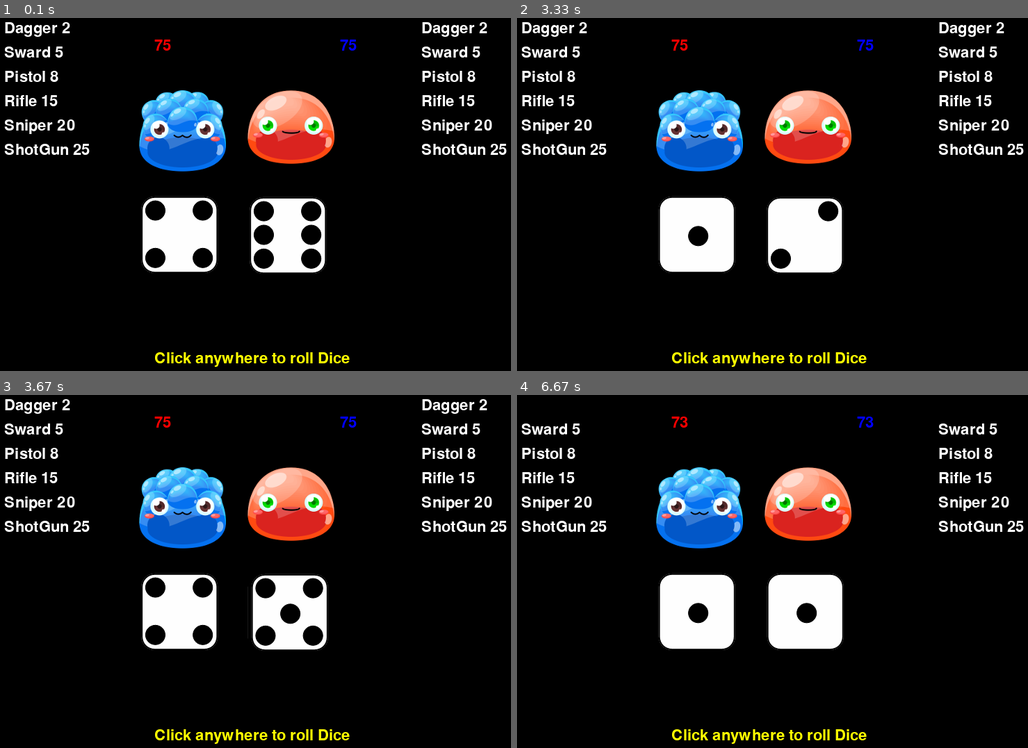
Above: before the commit, frames 1-4 (two rows, left to right).
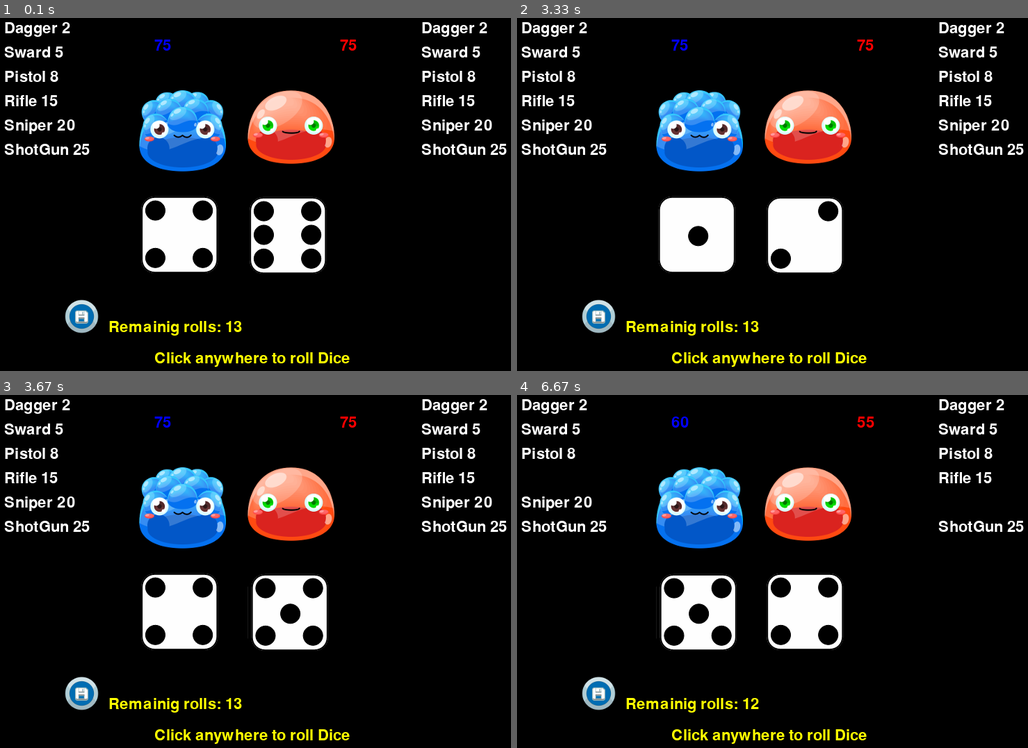
Above: after the commit, the same moments.

Repository: josprachi/pyGamePractices
Game: pygame game, started from Battle/scripts/Battle.py
The game is run twice, just before and just after one commit, with the same random seed, the same clock (stepped at 60 frames per second) and the same inputs.
Inputs (mouse positions are in pixels of both pictures, inside the frame that each line leads up to):
- Up to frame 1 (0.1 s): no input
- Up to frame 2 (3.33 s): press the mouse at (767, 222) at 0.37 s; move the mouse to (700, 208) at 0.47 s; release the mouse at (629, 198) at 0.6 s
- Up to frame 3 (3.67 s): no input
- Up to frame 4 (6.67 s): no input

The runs differ from the first frame. In frame 1, 1.0% of the frame differs, in the area x 12-70%, y 6-90%; in frame 2, 1.0%; in frame 3, 1.0%; in frame 4, 4.0%, in the area x 0-97%, y 1-90%.

Commit message:
wrote output to file

Diff:
--- a/Battle/scripts/Battle.py
+++ b/Battle/scripts/Battle.py
@@ -2,13 +2,13 @@
 from Player import Player
 from GameResources import imgRes,weponsList
 from Dice import Dice
-
+from Menu import Button
 outputFile="../tests/output.txt"
 configFile="../tests/config.txt"
 
 class GameScene:
-    windowWidth = 800
-    windowHeight = 600
+    windowWidth = 0
+    windowHeight = 0
     BLACK = (0,0,0)
     WHITE = (255,255,255)
     YELLOW = (255, 255, 0)
@@ -25,7 +25,11 @@
     def __init__(self ,config=None):
 
         self.num_chances=int(config.get("Assignment","num_Chances"))
-        #print("num chances",self.num_chances)
+        self.mode=str(config.get("Assignment","mode"))
+        self.windowHeight=int(config.get("Assignment","windowHeight"))
+        self.windowWidth=int(config.get("Assignment","windowWidth"))
+
+
         self._running = True
         self._gameOver = False
         self._display_surf = None
@@ -38,6 +42,8 @@
         self.redPoints=0
         self.bluePoints=0
 
+        self.outputToWrite="No of Chances= "+str(self.num_chances)
+
     #initialize the game
     def on_init(self):
 
@@ -65,14 +71,20 @@
         self.DiceTextures.append(pygame.image.load(os.path.abspath(imgRes["dice5Dot"])))
         self.DiceTextures.append(pygame.image.load(os.path.abspath(imgRes["dice6Dot"])))
 
+        self.saveBtnTexture=pygame.image.load(os.path.abspath(imgRes["savebtn"]))
+
     def initScene(self):
 
         self.MrRed = Player(self.MrRed_Texture,id="MrRed")
         self.MrBlue = Player(self.MrBlue_Texture,id="MrBlue")
 
+        self.SaveBtn=Button(self.saveBtnTexture)
+
 
         self.all_sprites_list = pygame.sprite.Group()
+
         self.all_Dice_list = pygame.sprite.Group()
+
         self.weponFont = pygame.font.SysFont(None, 32)
 
         for i in weponsList:#self.MrBlue.wepons:
@@ -84,6 +96,8 @@
 
         self.RedPointText=self.weponFont.render(str(self.MrRed.calculatePoints()),1,self.RED)
         self.BluePointText=self.weponFont.render(str(self.MrBlue.calculatePoints()),1,self.BLUE)
+
+        self.NumChancesText=self.weponFont.render(str(self.num_chances), 1, self.YELLOW)
 
         self.DiceRed = Dice(self.DiceTextures)
         self.DiceBlue= Dice(self.DiceTextures)
@@ -96,8 +110,11 @@
         self.setSpritePosition(self.DiceBlue,[self.windowWidth/2-(self.MrBlue.rect.width*1.25),self.windowHeight/2])
         self.setSpritePosition(self.DiceRed,[self.windowWidth/2,self.windowHeight/2])
 
+        self.setSpritePosition(self.SaveBtn,[self.windowWidth/4-(self.SaveBtn.rect.width*1.25),self.windowHeight*3/4])
+
         self.all_sprites_list.add(self.MrBlue)
         self.all_sprites_list.add(self.MrRed)
+        self.all_sprites_list.add(self.SaveBtn)
         self.all_Dice_list.add(self.DiceRed)
         self.all_Dice_list.add(self.DiceBlue)
 
@@ -111,12 +128,16 @@
         self.all_sprites_list.update()
         self.all_Dice_list.update()
 
-        if self.num_chances==0:
+        self.redPoints=self.MrRed.calculatePoints()
+        self.bluePoints=self.MrBlue.calculatePoints()
+
+        if self.num_chances==0 or self.detectAnybodyLostAllWepons():
             self._gameOver = True
             self._startLoop = False
             self.calculateResults()
 
         if self._gameOver == False  and self._startLoop == True:
+
             if self._rolling_dice==False:
 
                 self.timer+=self.clock.get_time()
@@ -134,9 +155,15 @@
                 exit()
 
             if event.type == pygame.MOUSEBUTTONUP and event.button == 1:
-                self._startLoop=True
-                self.timer=0
-                self.RollDices(num_chances=self.num_chances)
+                if self._gameOver:
+                    x,y=event.pos
+                    print(x,y)
+                    if self.SaveBtn.rect.collidepoint(x,y):
+                        self.writeResultToFile()
+                else:
+                    self._startLoop=True
+                    self.timer=0
+                    self.RollDices(num_chances=self.num_chances)
 
         pass
 
@@ -151,8 +178,13 @@
             self.DoAction(self.MrBlue,self.RedDiceResults[self.num_chances-1])
             self.DoAction(self.MrRed,self.BlueDiceResults[self.num_chances-1])
 
+            self.redPoints=self.MrRed.calculatePoints()
+            self.bluePoints=self.MrBlue.calculatePoints()
+            #self.outputToWrite+= "\n chance=> "+ str(self.num_chances)+"  Dice Blue: "+str(self.BlueDiceResults[self.num_chances-1])+"  Dice Red: "+str(self.RedDiceResults[self.num_chances-1])+" Mr Blue Scored: "+ str(self.bluePoints)+" and Mr Red Scored: "+str(self.redPoints)
+            self.generateOutput()
             self.num_chances-=1
             self.timer=0
+
 
 
     def animateDices(self):
@@ -178,16 +210,20 @@
         self.renderWepons(self.MrBlue,self.MrBlueWepons,self.BlueXPos)
         self.renderWepons(self.MrRed,self.MrRedWepons,self.RedXPos)
 
-
-        self.RedPointText=self.weponFont.render(str(self.MrRed.calculatePoints()),1,self.RED)
-        self.BluePointText=self.weponFont.render(str(self.MrBlue.calculatePoints()),1,self.BLUE)
-        self._display_surf.blit(self.RedPointText,(self.windowWidth/3, self.windowHeight/8))
-        self._display_surf.blit(self.BluePointText,(self.windowWidth*2/3, self.windowHeight/8))
+        self.RedPointText=self.weponFont.render(str(self.redPoints),1,self.RED)
+        self.BluePointText=self.weponFont.render(str(self.bluePoints),1,self.BLUE)
+
+        self._display_surf.blit(self.RedPointText,(self.windowWidth*2/3, self.windowHeight/8))
+        self._display_surf.blit(self.BluePointText,(self.windowWidth/3, self.windowHeight/8))
+
+        self.NumChancesText=self.weponFont.render("Remainig rolls: "+str(self.num_chances),1,self.YELLOW)
+        self._display_surf.blit(self.NumChancesText,(self.windowWidth/4, self.windowHeight*4/5))
+
 
         self.all_Dice_list.draw(self._display_surf)
 
         if self._gameOver:
-            self._display_surf.blit(self.ResultText,(self.windowWidth/3, self.windowHeight*7/8))
+            self._display_surf.blit(self.ResultText,(self.windowWidth/4, self.windowHeight*7/8))
         else:
              self._display_surf.blit(self.RollButton,(self.windowWidth/3, self.windowHeight*7/8))
 
@@ -196,17 +232,59 @@
         self.clock.tick(60)
         pygame.display.flip()
 
+
+    def detectAnybodyLostAllWepons(self):
+        if self.bluePoints<2 or self.redPoints<2:
+            return True
+        else:
+            return False
+
     def calculateResults(self):
-        self.redPoints=self.MrRed.calculatePoints()
-        self.bluePoints=self.MrBlue.calculatePoints()
+
         if self.redPoints!=self.bluePoints:
             if self.redPoints>self.bluePoints:
-                self.ResultText=self.weponFont.render(" Red Wins ",1,self.YELLOW)
+                self.ResultText=self.weponFont.render("Mr Red Wins ",1,self.YELLOW)
+                return 1
             else:
-                self.ResultText=self.weponFont.render(" Blue Wins ",1,self.YELLOW)
+                self.ResultText=self.weponFont.render("Mr Blue Wins ",1,self.YELLOW)
+                return 0
         else:
             self.ResultText=self.weponFont.render(" Its a Tie ",1,self.YELLOW)
-
+            return None
+
+
+    def renderInput(self):
+        print("this is to take input from user")
+
+    def generateOutput(self):
+        i= self.calculateResults()
+        if self._gameOver:
+            self.outputToWrite+="\n "
+        else:
+            self.outputToWrite+= "\n chance=> "+ str(self.num_chances)
+            self.outputToWrite+="  Dice Blue: "+str(self.BlueDiceResults[self.num_chances-1])+"  Dice Red: "+str(self.RedDiceResults[self.num_chances-1])
+            self.outputToWrite+=" Mr Blue Scored: "+ str(self.bluePoints)+" and Mr Red Scored: "+str(self.redPoints)
+
+        self.outputToWrite+="  winner is "
+        if i == 1:
+            self.outputToWrite+="Mr Red"
+        elif i==0:
+            self.outputToWrite+="Mr Blue "
+        else:
+            self.outputToWrite+="its a tie "
+
+
+
+    def writeResultToFile(self):
+        self.generateOutput()
+        #print("This prints result of the game into output file")
+        file_path=os.path.abspath(outputFile)
+        if os.path.exists(file_path):
+            f = open(file_path, "w")
+            f.write(self.outputToWrite)
+        else:
+            f = open(file_path, "w")
+            f.write(self.outputToWrite)
 
     def renderWepons(self,player,weponlist,xPos):
         counter=0
@@ -217,6 +295,7 @@
 
 
     def on_cleanup(self):
+
         pygame.quit()
 
 
@@ -243,8 +322,6 @@
 if __name__ == "__main__" :
 
     config = configparser.ConfigParser()
-
     config.read(os.path.abspath(configFile))
-
     mainGame = GameScene(config)
     mainGame.on_execute()
--- a/Battle/scripts/GameResources.py
+++ b/Battle/scripts/GameResources.py
@@ -8,10 +8,7 @@
         "dice4Dot":"../res/four.png",
         "dice5Dot":"../res/five.png",
         "dice6Dot":"../res/six.png",
-        "eye1":"../res/eye1.png",
-        "eye2":"../res/eye2.png",
-        "eye3":"../res/eye3.png",
-        "eye4":"../res/eye4.png"
+        "savebtn":"../res/SaveButton.png"
     }
 weponType={"Dagger":2,
         "Sward":5,
--- a/Battle/scripts/Menu.py
+++ b/Battle/scripts/Menu.py
@@ -0,0 +1,15 @@
+import pygame, random,os,time
+
+class Button(pygame.sprite.Sprite):
+
+    # Constructor. Pass in the color of the block,
+    # and its x and y position
+    BLACK=(0, 0, 0)
+    def __init__(self, texture,points = 0, width = 1, height = 1,id=None):
+       # Call the parent class (Sprite) constructor
+       super(Button,self).__init__()
+       # Create an image of the block, and fill it with a color.
+       # This could also be an image loaded from the disk.
+       self.image = texture
+       pygame.draw.rect(self.image, self.BLACK, [0, 0, width, height])
+       self.rect = self.image.get_rect()
--- a/Battle/scripts/Player.py
+++ b/Battle/scripts/Player.py
@@ -7,7 +7,7 @@
     YELLOW = (255, 255, 0)
     BLACK=(0, 0, 0)
 
-    def __init__(self, texture,points = 0,spriteSet = None, width = 1, height = 1,id=None):
+    def __init__(self, texture,points = 0, width = 1, height = 1,id=None):
 
         super(Player,self).__init__()
 
--- a/Battle/tests/config.txt
+++ b/Battle/tests/config.txt
@@ -1,2 +1,5 @@
 [Assignment]
-num_Chances=5
+windowWidth = 800
+windowHeight = 600
+num_Chances=13
+mode="auto"
--- a/Battle/tests/output.txt
+++ b/Battle/tests/output.txt
@@ -0,0 +1,12 @@
+No of Chances= 13
+ chance=> 13  Dice Blue: 6  Dice Red: 4 Mr Blue Scored: 60 and Mr Red Scored: 50  winner is Mr Blue
+ chance=> 12  Dice Blue: 5  Dice Red: 3 Mr Blue Scored: 52 and Mr Red Scored: 30  winner is Mr Blue
+ chance=> 11  Dice Blue: 1  Dice Red: 2 Mr Blue Scored: 47 and Mr Red Scored: 28  winner is Mr Blue
+ chance=> 10  Dice Blue: 4  Dice Red: 6 Mr Blue Scored: 22 and Mr Red Scored: 13  winner is Mr Blue
+ chance=> 9  Dice Blue: 1  Dice Red: 6 Mr Blue Scored: 22 and Mr Red Scored: 13  winner is Mr Blue
+ chance=> 8  Dice Blue: 4  Dice Red: 4 Mr Blue Scored: 22 and Mr Red Scored: 13  winner is Mr Blue
+ chance=> 7  Dice Blue: 5  Dice Red: 1 Mr Blue Scored: 20 and Mr Red Scored: 13  winner is Mr Blue
+ chance=> 6  Dice Blue: 4  Dice Red: 2 Mr Blue Scored: 20 and Mr Red Scored: 13  winner is Mr Blue
+ chance=> 5  Dice Blue: 2  Dice Red: 3 Mr Blue Scored: 20 and Mr Red Scored: 8  winner is Mr Blue
+ chance=> 4  Dice Blue: 1  Dice Red: 5 Mr Blue Scored: 0 and Mr Red Scored: 8  winner is Mr Red
+   winner is Mr Red
Binary file added: Battle/res/SaveButton.png
Binary file removed: Battle/res/eye1.png
Binary file removed: Battle/res/eye2.png
Binary file removed: Battle/res/eye3.png
Binary file removed: Battle/res/eye4.png
Not shown, changed: Battle/scripts/GameResources.pyc
Not shown, added: Battle/scripts/Menu.pyc
Not shown, changed: Battle/scripts/Player.pyc
